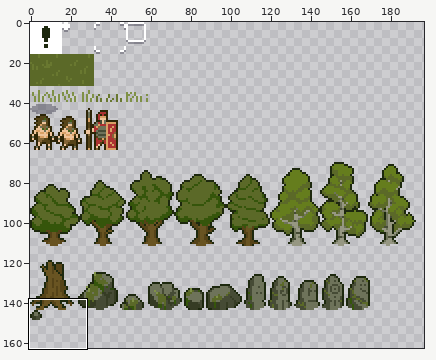
File history of a sprite sheet, src/sprites.png. Above, an overview of the earlier version with the close-up marked.
Close-up. Old version:
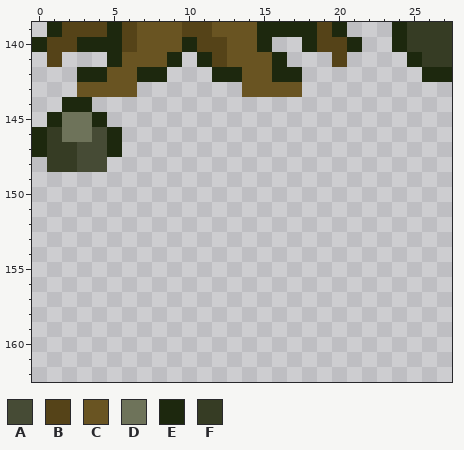
The file is 256x512 pixels. Colours within 5 levels of each other are drawn and written as one. Shown: x 0..27, y 139..162. The wide view leaves out empty margins.
Palette (. is transparent): A #464b35  B #554318  C #695422  D #6e735a  E #1d280e  F #363c24
Pixels before, first column x 0:
139 .EBBBEBCCCBBCCCEEEEBE...EFFF
140 EBBEEEBCCCEBBCCE..EBBE..EFFF
141 .B...ECCCE.EBCCCE...B....EFF
142 ...EECCEE...EECCEE........EE
143 ...CCCC.......CCCC..........
144 ..EE........................
145 .EDDE.......................
146 EFDDAE......................
147 EFFAAE......................
148 .FFAA.......................
And afterwards:
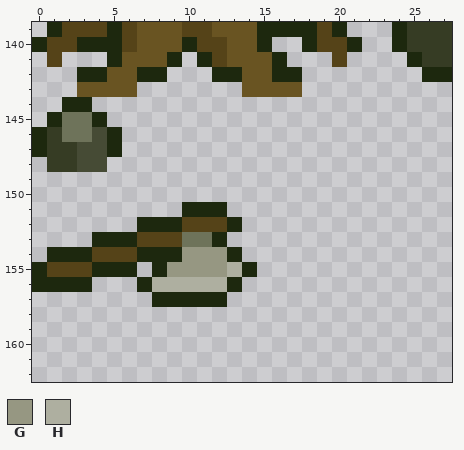
Colours new in this view: G #969782  H #aeafa0
The edit:
{"y":151,"x":10,"old":"...","new":"EEE"}
{"y":152,"x":7,"old":".......","new":"EEEBBBE"}
{"y":153,"x":4,"old":".........","new":"EEEBBBDDE"}
{"y":154,"x":1,"old":".............","new":"EEEBBBEEEGGGE"}
{"y":155,"x":0,"old":".......","new":"EBBBEEE"}
{"y":155,"x":8,"old":".......","new":"EGGGGHE"}
{"y":156,"x":0,"old":"....","new":"EEEE"}
{"y":156,"x":7,"old":".......","new":"EHHHHHE"}
{"y":157,"x":8,"old":".....","new":"EEEEE"}
{"label":"added","picture_box":[32,202,257,307]}
